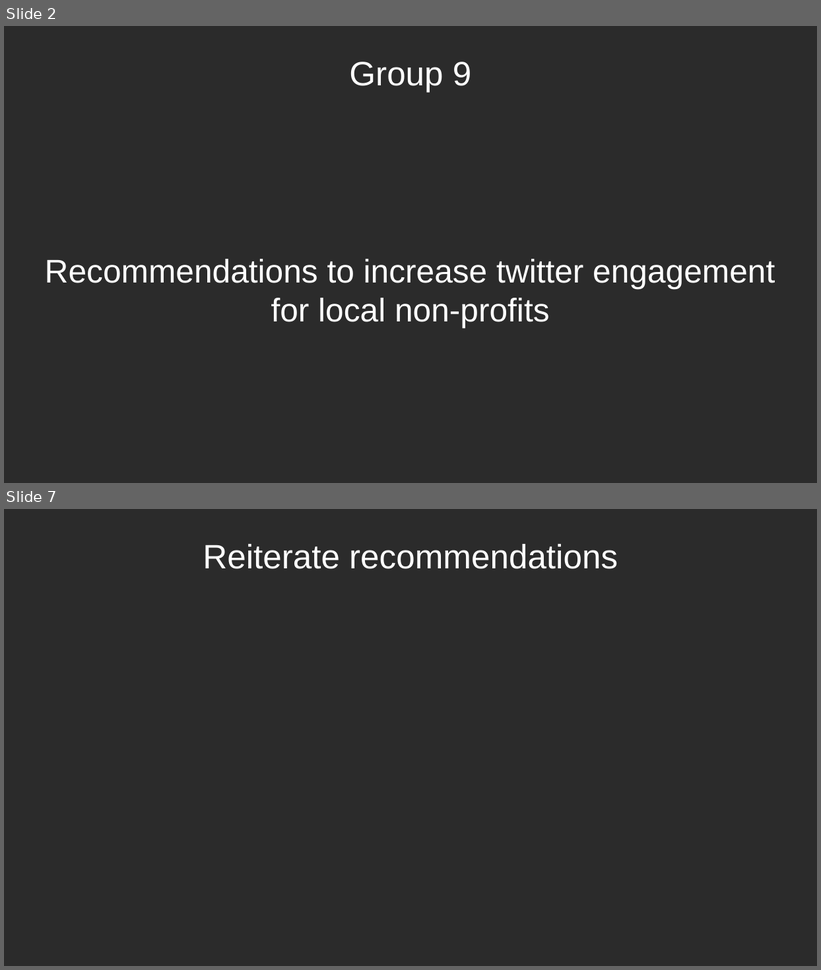
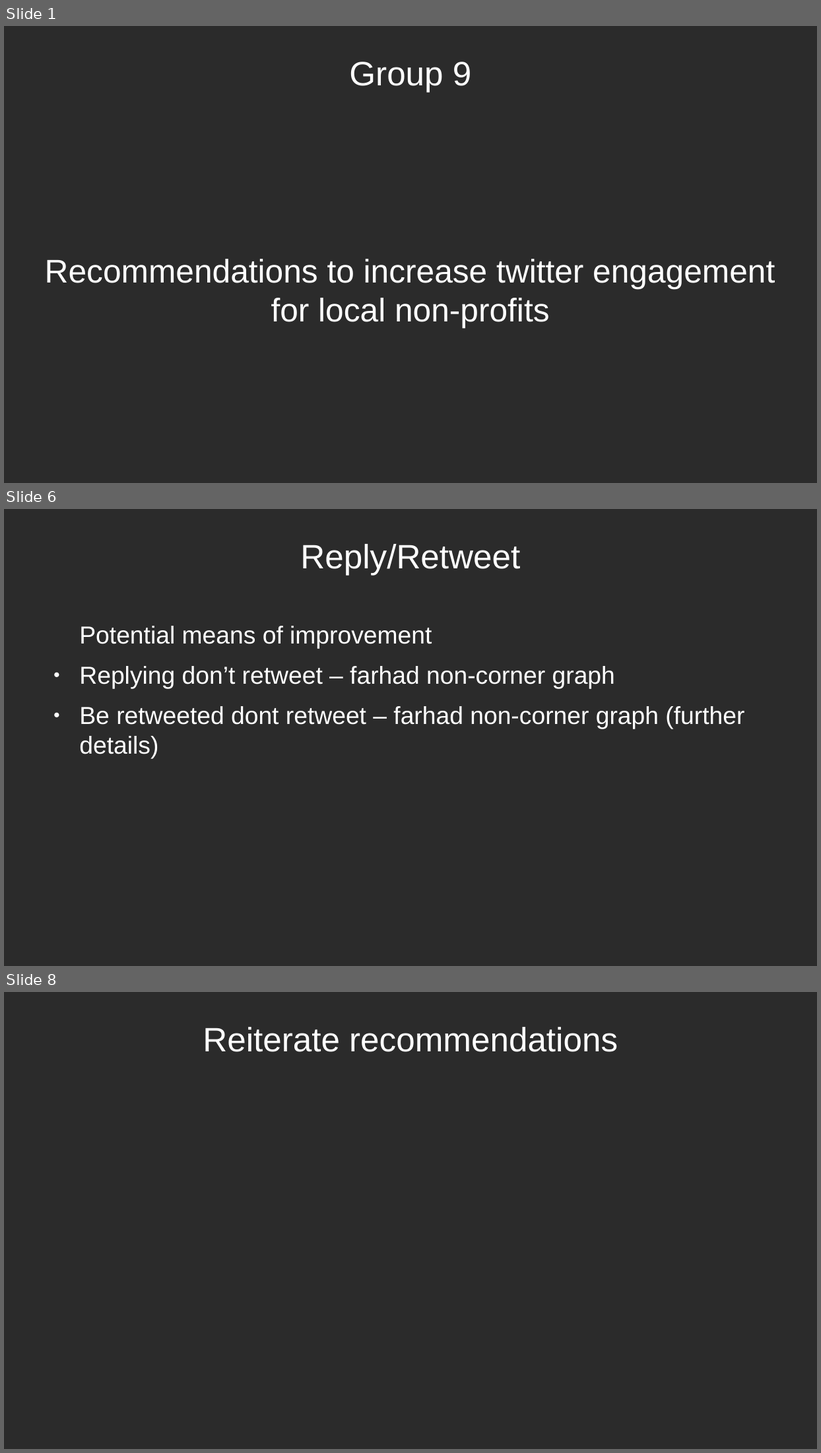
Before and after one commit to douglas-thoms/Datathon-2021-10-16, a slide deck: presentations/group_9_presentation_v1.odp. Shown one above the other, each under a label of ours: slides 2 and 7 before the commit, slides 1, 6 and 8 after it; the slides between them are not shown. The pictures are 821x970 and 821x1453 pixels, drawn with LibreOffice and Linux fonts; fonts in the diff are those of the drawing; background and template pictures are left out; a plain dark background stands for a picture behind light text. Boxes give left, top, right and bottom in pixels: in the first picture for what was removed or moved away, otherwise in the second. Text is boxed around its words. In the diff, an @@ line names an element or a change of style, - is before the commit and + after.

```diff
--- a/presentations/group_9_presentation_v1.odp
+++ b/presentations/group_9_presentation_v1.odp
@@ slide 6 added at [4,509,817,966], background picture (left out) @@
@@ title added at [300,544,520,576], 33 pt, text #FFFFFF @@
+Reply/Retweet
@@ text added at [79,626,745,759], 24 pt, text #FFFFFF @@
+Potential means of improvement
+● Replying don’t retweet – farhad non-corner graph
+● Be retweeted dont retweet – farhad non-corner graph (further details)
@@ what was slide 2 is now slide 1 @@
@@ what was slide 7 is now slide 8 @@
```
Also in this commit, not shown: 3 slides changed, 3 other slides added, 2 slides removed, 2 other files.
